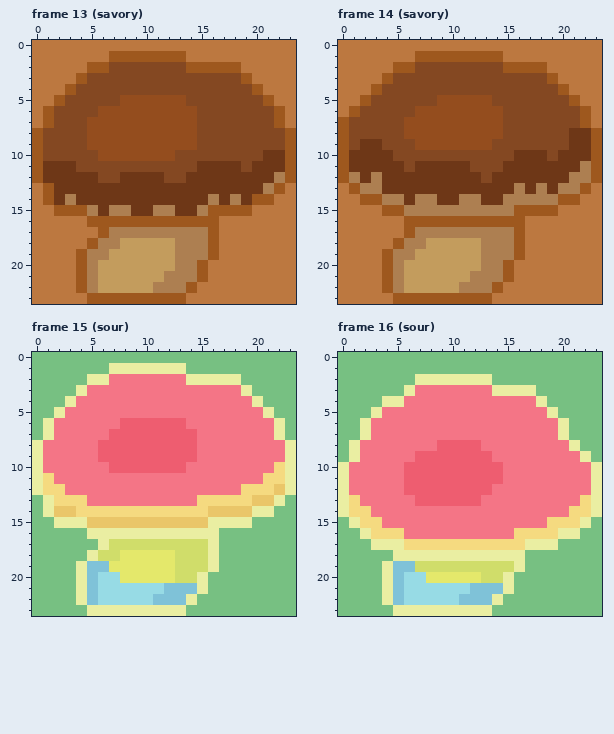
Pixel-art file: Assets/Art/Grapples/mushroom.aseprite. The picture above is the old version.
24x24 pixels, 28 frames. Colours within 5 levels of each other are drawn and written as one. Shown: frame 13 (savory), frame 14 (savory), frame 15 (sour), frame 16 (sour). The commit also changed other frames, which this record leaves out.
The same view after the edit:
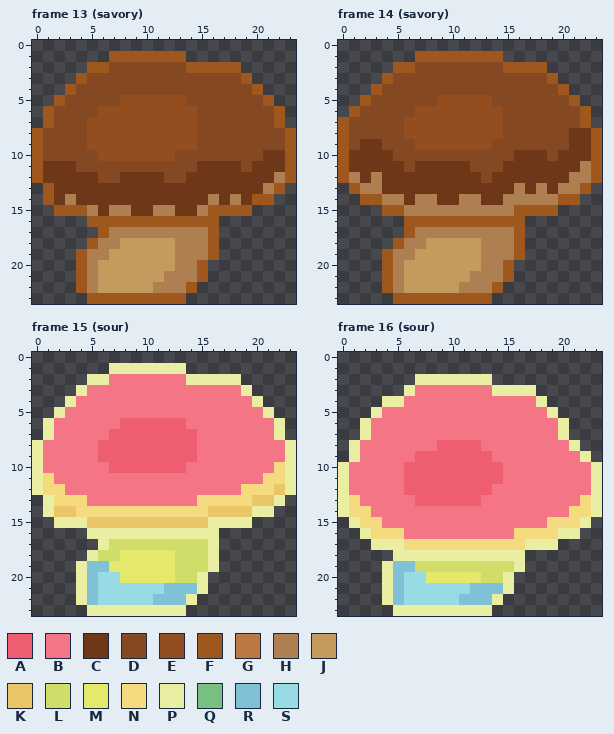
Palette (. is transparent): A #ee5d70  B #f47586  C #6e3717  D #844822  E #944d1e  F #9e581e  G #bc7840  H #ad7f51  J #c39c5d  K #eac669  L #d0dd6a  M #e4e86b  N #f5da80  P #eaeea2  Q #77c082  R #7fc2d8  S #97dbe5
Author's note on the commit: added parallax to savory 1
What changed:
layer "BG" now hidden
--- frame 13 (savory)
@@ x 0..23 @@
- 0 GGGGGGGGGGGGGGGGGGGGGGGG
- 1 GGGGGGGFFFFFFFGGGGGGGGGG
- 2 GGGGGFFDDDDDDDFFFFFGGGGG
- 3 GGGGFDDDDDDDDDDDDDDFGGGG
- 4 GGGFDDDDDDDDDDDDDDDDFGGG
- 5 GGFDDDDDEEEEEEDDDDDDDFGG
- 6 GFDDDDEEEEEEEEEDDDDDDDFG
- 7 GFDDDEEEEEEEEEEDDDDDDDFG
+ 0 ........................
+ 1 .......FFFFFFF..........
+ 2 .....FFDDDDDDDFFFFF.....
+ 3 ....FDDDDDDDDDDDDDDF....
+ 4 ...FDDDDDDDDDDDDDDDDF...
+ 5 ..FDDDDDEEEEEEDDDDDDDF..
+ 6 .FDDDDEEEEEEEEEDDDDDDDF.
+ 7 .FDDDEEEEEEEEEEDDDDDDDF.
  8 FDDDDEEEEEEEEEEDDDDDDDDF
@@ x 0..23 @@
 12 FCCCCCDDCCCCDDCCCCCCCCHF
-13 GFCCCCCCCCCCCCCCCCCCCHFG
-14 GFCHCCCCCCCCCCCCHCHCFFGG
-15 GGFFFHCHHCCHHCCHFFFFGGGG
-16 GGGGGFFFFFFFFFFFFGGGGGGG
-17 GGGGGGFHHHHHHHHHFGGGGGGG
-18 GGGGGFHHJJJJJHHHFGGGGGGG
-19 GGGGFHHJJJJJJHHHFGGGGGGG
-20 GGGGFHJJJJJJJHHFGGGGGGGG
-21 GGGGFHJJJJJJHHHFGGGGGGGG
-22 GGGGFHJJJJJHHHFGGGGGGGGG
-23 GGGGGFFFFFFFFFGGGGGGGGGG
+13 .FCCCCCCCCCCCCCCCCCCCHF.
+14 .FCHCCCCCCCCCCCCHCHCFF..
+15 ..FFFHCHHCCHHCCHFFFF....
+16 .....FFFFFFFFFFFF.......
+17 ......FHHHHHHHHHF.......
+18 .....FHHJJJJJHHHF.......
+19 ....FHHJJJJJJHHHF.......
+20 ....FHJJJJJJJHHF........
+21 ....FHJJJJJJHHHF........
+22 ....FHJJJJJHHHF.........
+23 .....FFFFFFFFF..........
--- frame 14 (savory)
@@ x 0..23 @@
- 0 GGGGGGGGGGGGGGGGGGGGGGGG
- 1 GGGGGGGFFFFFFFFGGGGGGGGG
- 2 GGGGGFFDDDDDDDDFFFFGGGGG
- 3 GGGGFDDDDDDDDDDDDDDFGGGG
- 4 GGGFDDDDDDDDDDDDDDDDFGGG
- 5 GGFDDDDDDEEEEEDDDDDDDFGG
- 6 GFDDDDDEEEEEEEEDDDDDDDFG
- 7 FDDDDDEEEEEEEEEDDDDDDDFG
+ 0 ........................
+ 1 .......FFFFFFFF.........
+ 2 .....FFDDDDDDDDFFFF.....
+ 3 ....FDDDDDDDDDDDDDDF....
+ 4 ...FDDDDDDDDDDDDDDDDF...
+ 5 ..FDDDDDDEEEEEDDDDDDDF..
+ 6 .FDDDDDEEEEEEEEDDDDDDDF.
+ 7 FDDDDDEEEEEEEEEDDDDDDDF.
  8 FDDDDDEEEEEEEEEDDDDDDCCF
@@ x 0..23 @@
 12 FHCHCCCCCCCCCDCCCCCCCHHF
-13 GFHHCCCCCCCCCCCCHCHCHHFG
-14 GGFFHHCHHCCHHCCHHHHHFFGG
-15 GGGGFFHHHHHHHHHHFFFFGGGG
-16 GGGGGGFFFFFFFFFFFGGGGGGG
-17 GGGGGGFHHHHHHHHHFGGGGGGG
-18 GGGGGFHHJJJJJHHHFGGGGGGG
-19 GGGGFHHJJJJJJHHHFGGGGGGG
-20 GGGGFHJJJJJJJHHFGGGGGGGG
-21 GGGGFHJJJJJJHHHFGGGGGGGG
-22 GGGGFHJJJJJHHHFGGGGGGGGG
-23 GGGGGFFFFFFFFFGGGGGGGGGG
+13 .FHHCCCCCCCCCCCCHCHCHHF.
+14 ..FFHHCHHCCHHCCHHHHHFF..
+15 ....FFHHHHHHHHHHFFFF....
+16 ......FFFFFFFFFFF.......
+17 ......FHHHHHHHHHF.......
+18 .....FHHJJJJJHHHF.......
+19 ....FHHJJJJJJHHHF.......
+20 ....FHJJJJJJJHHF........
+21 ....FHJJJJJJHHHF........
+22 ....FHJJJJJHHHF.........
+23 .....FFFFFFFFF..........
--- frame 15 (sour)
@@ x 0..23 @@
- 0 QQQQQQQQQQQQQQQQQQQQQQQQ
- 1 QQQQQQQPPPPPPPQQQQQQQQQQ
- 2 QQQQQPPBBBBBBBPPPPPQQQQQ
- 3 QQQQPBBBBBBBBBBBBBBPQQQQ
- 4 QQQPBBBBBBBBBBBBBBBBPQQQ
- 5 QQPBBBBBBBBBBBBBBBBBBPQQ
- 6 QPBBBBBBAAAAAABBBBBBBBPQ
- 7 QPBBBBBAAAAAAAABBBBBBBPQ
+ 0 ........................
+ 1 .......PPPPPPP..........
+ 2 .....PPBBBBBBBPPPPP.....
+ 3 ....PBBBBBBBBBBBBBBP....
+ 4 ...PBBBBBBBBBBBBBBBBP...
+ 5 ..PBBBBBBBBBBBBBBBBBBP..
+ 6 .PBBBBBBAAAAAABBBBBBBBP.
+ 7 .PBBBBBAAAAAAAABBBBBBBP.
  8 PBBBBBAAAAAAAAABBBBBBBBP
@@ x 0..23 @@
 12 PNNBBBBBBBBBBBBBBBBNNNKP
-13 QPNNNBBBBBBBBBBNNNNNKKPQ
-14 QPKKNNNNNNNNNNNNKKKKPPQQ
-15 QQPPPKKKKKKKKKKKPPPPQQQQ
-16 QQQQQPPPPPPPPPPPPQQQQQQQ
-17 QQQQQQPLLLLLLLLLPQQQQQQQ
-18 QQQQQPLLMMMMMLLLPQQQQQQQ
-19 QQQQPRRMMMMMMLLLPQQQQQQQ
-20 QQQQPRSSMMMMMLLPQQQQQQQQ
-21 QQQQPRSSSSSSRRRPQQQQQQQQ
-22 QQQQPRSSSSSRRRPQQQQQQQQQ
-23 QQQQQPPPPPPPPPQQQQQQQQQQ
+13 .PNNNBBBBBBBBBBNNNNNKKP.
+14 .PKKNNNNNNNNNNNNKKKKPP..
+15 ..PPPKKKKKKKKKKKPPPP....
+16 .....PPPPPPPPPPPP.......
+17 ......PLLLLLLLLLP.......
+18 .....PLLMMMMMLLLP.......
+19 ....PRRMMMMMMLLLP.......
+20 ....PRSSMMMMMLLP........
+21 ....PRSSSSSSRRRP........
+22 ....PRSSSSSRRRP.........
+23 .....PPPPPPPPP..........
--- frame 16 (sour)
@@ x 0..23 @@
- 0 QQQQQQQQQQQQQQQQQQQQQQQQ
- 1 QQQQQQQQQQQQQQQQQQQQQQQQ
- 2 QQQQQQQPPPPPPPQQQQQQQQQQ
- 3 QQQQQQPBBBBBBBPPPPQQQQQQ
- 4 QQQQPPBBBBBBBBBBBBPQQQQQ
- 5 QQQPBBBBBBBBBBBBBBBPQQQQ
- 6 QQPBBBBBBBBBBBBBBBBBPQQQ
- 7 QQPBBBBBBBBBBBBBBBBBPQQQ
- 8 QPBBBBBBBAAAABBBBBBBBPQQ
- 9 QPBBBBBAAAAAAABBBBBBBBPQ
+ 0 ........................
+ 1 ........................
+ 2 .......PPPPPPP..........
+ 3 ......PBBBBBBBPPPP......
+ 4 ....PPBBBBBBBBBBBBP.....
+ 5 ...PBBBBBBBBBBBBBBBP....
+ 6 ..PBBBBBBBBBBBBBBBBBP...
+ 7 ..PBBBBBBBBBBBBBBBBBP...
+ 8 .PBBBBBBBAAAABBBBBBBBP..
+ 9 .PBBBBBAAAAAAABBBBBBBBP.
 10 PBBBBBAAAAAAAAABBBBBBBBP
@@ x 0..23 @@
 14 PNNBBBBBBBBBBBBBBBBBBNNP
-15 QPNNBBBBBBBBBBBBBBBNNNPQ
-16 QQPNNNBBBBBBBBBBNNNNPPQQ
-17 QQQPPPNNNNNNNNNNNPPPQQQQ
-18 QQQQQPPPPPPPPPPPPQQQQQQQ
-19 QQQQPRRLLLLLLLLLPQQQQQQQ
-20 QQQQPRSSMMMMMLLPQQQQQQQQ
-21 QQQQPRSSSSSSRRRPQQQQQQQQ
-22 QQQQPRSSSSSRRRPQQQQQQQQQ
-23 QQQQQPPPPPPPPPQQQQQQQQQQ
+15 .PNNBBBBBBBBBBBBBBBNNNP.
+16 ..PNNNBBBBBBBBBBNNNNPP..
+17 ...PPPNNNNNNNNNNNPPP....
+18 .....PPPPPPPPPPPP.......
+19 ....PRRLLLLLLLLLP.......
+20 ....PRSSMMMMMLLP........
+21 ....PRSSSSSSRRRP........
+22 ....PRSSSSSRRRP.........
+23 .....PPPPPPPPP..........
